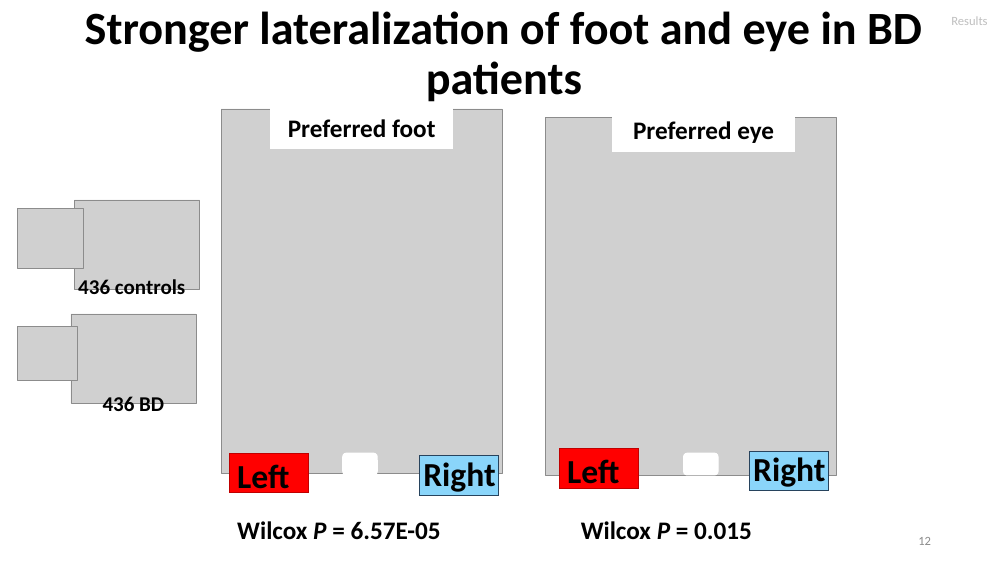
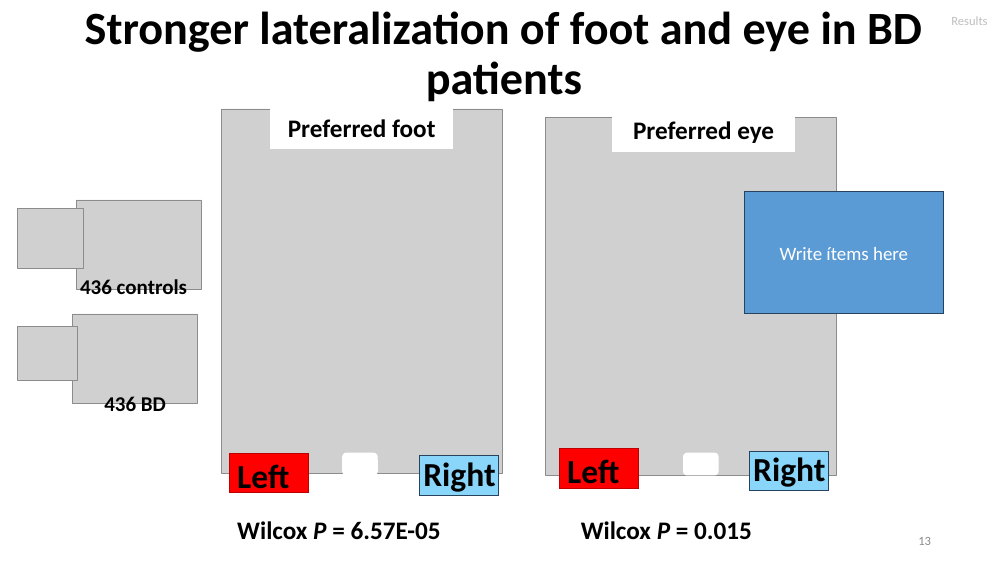
Before and after one commit to igarcia17/EHI_laterality, a slide deck: slide 13 of NorthSeaLateralityCongress_InesGarciaOrtiz.pptx (slide 12 before the commit). Drawn at 1008x567 pixels with LibreOffice and Linux fonts; fonts in the diff are those of the drawing; grey boxes stand for pictures. Boxes give left, top, right and bottom in pixels: in the first picture for what was removed or moved away, otherwise in the second. Text is boxed around its words. In the diff, an @@ line names an element or a change of style, - is before the commit and + after.

```diff
--- a/NorthSeaLateralityCongress_InesGarciaOrtiz.pptx
+++ b/NorthSeaLateralityCongress_InesGarciaOrtiz.pptx
@@ rectangle added at bbox=[744, 191, 944, 314], fill #5B9BD5, outline #28445D 1 pt, 18 pt, text #FFFFFF @@
+Write ítems here
```
Also in this commit, not shown: 6 other slides changed, 1 slide added.
